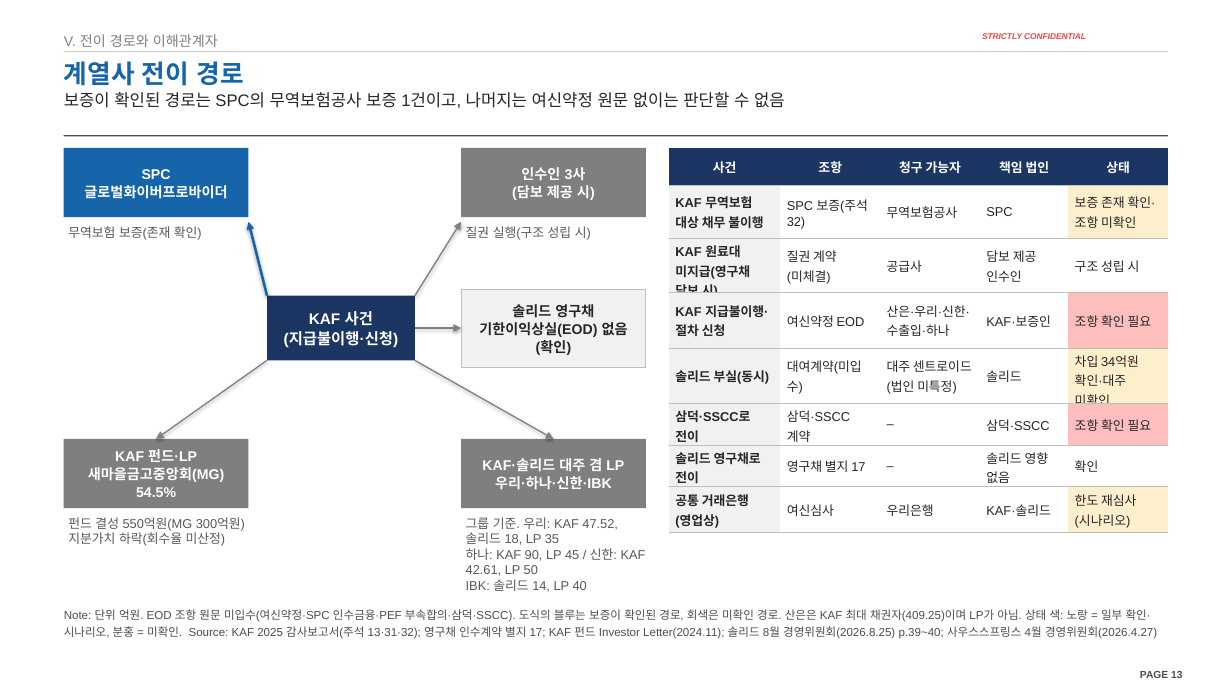
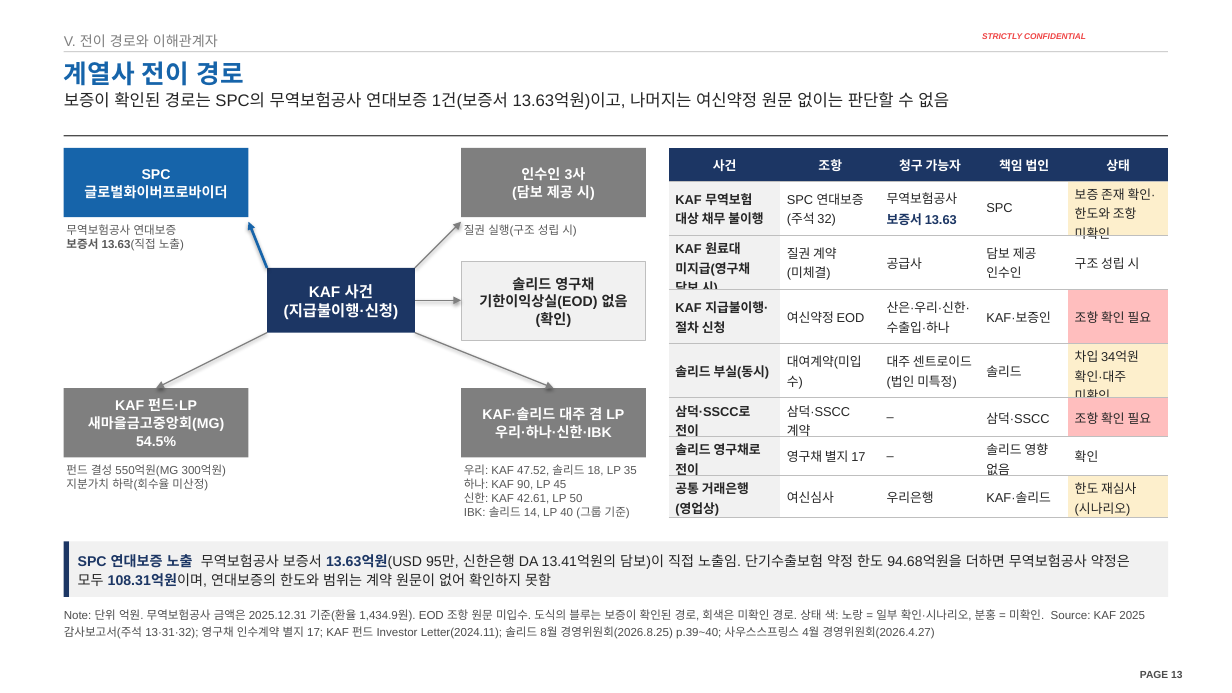
Before and after one commit to jogyesung/GS-Secretary, a slide deck: slide 13 of outputs/CIP_KAF_솔리드_자금조달차질_시나리오_20261118.pptx. Drawn at 1232x693 pixels with LibreOffice and Linux fonts; fonts in the diff are those of the drawing; background and template pictures are left out. Boxes give left, top, right and bottom in pixels: in the first picture for what was removed or moved away, otherwise in the second. Text is boxed around its words. In the diff, an @@ line names an element or a change of style, - is before the commit and + after.

```diff
--- a/outputs/CIP_KAF_솔리드_자금조달차질_시나리오_20261118.pptx
+++ b/outputs/CIP_KAF_솔리드_자금조달차질_시나리오_20261118.pptx
@@ text at <box>64,92,949,110</box>: text changed @@
-보증이 확인된 경로는 SPC의 무역보험공사 보증 1건이고, 나머지는 여신약정 원문 없이는 판단할 수 없음
+보증이 확인된 경로는 SPC의 무역보험공사 연대보증 1건(보증서 13.63억원)이고, 나머지는 여신약정 원문 없이는 판단할 수 없음
@@ table at <box>669,148,1169,519</box> @@
-row 2: KAF 무역보험 대상 채무 불이행 | SPC 보증(주석 32) | 무역보험공사 | SPC | 보증 존재 확인·조항 미확인
+row 2: KAF 무역보험 대상 채무 불이행 | SPC 연대보증(주석 32) | 무역보험공사 / 보증서 13.63 | SPC | 보증 존재 확인·한도와 조항 미확인
@@ text at <box>66,224,184,251</box>: text changed; size 10 to 9 pt @@
-무역보험 보증(존재 확인)
+무역보험공사 연대보증
+보증서 13.63(직접 노출)
@@ arrow moved from (267, 296) - (249, 222) to (267, 268) - (249, 222) @@
@@ arrow moved from (415, 296) - (461, 222) to (415, 268) - (461, 222) @@
@@ text "질권 실행(구조 성립 시)" at <box>464,224,576,237</box>: size 10 to 9 pt @@
@@ rectangle "KAF 사건": place and size @@
-rectangle "KAF 사건" at <box>267,296,415,360</box>
+rectangle "KAF 사건" at <box>267,268,415,333</box>
@@ rectangle "솔리드 영구채": place and size @@
-rectangle "솔리드 영구채" at <box>461,289,646,368</box>
+rectangle "솔리드 영구채" at <box>461,262,646,340</box>
@@ arrow moved from (415, 328) - (461, 328) to (415, 300) - (461, 300) @@
@@ arrow moved from (267, 360) - (156, 439) to (267, 333) - (156, 388) @@
@@ arrow moved from (415, 360) - (554, 439) to (415, 333) - (554, 388) @@
@@ rectangle "KAF 펀드·LP": place and size @@
-rectangle "KAF 펀드·LP" at <box>64,439,249,508</box>
+rectangle "KAF 펀드·LP" at <box>64,388,249,457</box>
@@ rectangle "KAF·솔리드 대주 겸 LP": place and size @@
-rectangle "KAF·솔리드 대주 겸 LP" at <box>461,439,646,508</box>
+rectangle "KAF·솔리드 대주 겸 LP" at <box>461,388,646,457</box>
@@ text "펀드 결성 550억원(MG 300억원) 지분가치 ..." at <box>66,464,226,491</box>: size 10 to 9 pt @@
@@ text "펀드 결성 550억원(MG 300억원) 지분가치 ...": place and size @@
-text "펀드 결성 550억원(MG 300억원) 지분가치 ..." at <box>68,517,245,546</box>
+text "펀드 결성 550억원(MG 300억원) 지분가치 ..." at <box>66,464,226,491</box>
@@ text at <box>464,464,637,519</box>: text changed; size 10 to 9 pt @@
-그룹 기준. 우리: KAF 47.52, 솔리드 18, LP 35
-하나: KAF 90, LP 45 / 신한: KAF 42.61, LP 50
-IBK: 솔리드 14, LP 40
+우리: KAF 47.52, 솔리드 18, LP 35
+하나: KAF 90, LP 45
+신한: KAF 42.61, LP 50
+IBK: 솔리드 14, LP 40 (그룹 기준)
@@ rectangle added at <box>64,542,69,597</box>, fill #1C3664 @@
@@ rectangle added at <box>69,542,1168,597</box>, fill #F1F1F1, 11 pt, text #262626 @@
+SPC 연대보증 노출 무역보험공사 보증서 13.63억원(USD 95만, 신한은행 DA 13.41억원의 담보)이 직접 노출임. 단기수출보험 약정 한도 94.68억원을 더하면 무역보험공사 약정은 모두 108.31억원이며, 연대보증의 한도와 범위는 계약 원문이 없어 확인하지 못함
@@ text at <box>64,609,1145,639</box>: text changed @@
-Note: 단위 억원. EOD 조항 원문 미입수(여신약정·SPC 인수금융·PEF 부속합의·삼덕·SSCC). 도식의 블루는 보증이 확인된 경로, 회색은 미확인 경로. 산은은 KAF 최대 채권자(409.25)이며 LP가 아님. 상태 색: 노랑 = 일부 확인·시나리오, 분홍 = 미확인. Source: KAF 2025 감사보고서(주석 13·31·32); 영구채 인수계약 별지 17; KAF 펀드 Investor Letter(2024.11); 솔리드 8월 경영위원회(2026.8.25) p.39~40; 사우스스프링스 4월 경영위원회(2026.4.27)
+Note: 단위 억원. 무역보험공사 금액은 2025.12.31 기준(환율 1,434.9원). EOD 조항 원문 미입수. 도식의 블루는 보증이 확인된 경로, 회색은 미확인 경로. 상태 색: 노랑 = 일부 확인·시나리오, 분홍 = 미확인. Source: KAF 2025 감사보고서(주석 13·31·32); 영구채 인수계약 별지 17; KAF 펀드 Investor Letter(2024.11); 솔리드 8월 경영위원회(2026.8.25) p.39~40; 사우스스프링스 4월 경영위원회(2026.4.27)
```
Also in this commit, not shown: 3 other slides changed, 1 other file.
